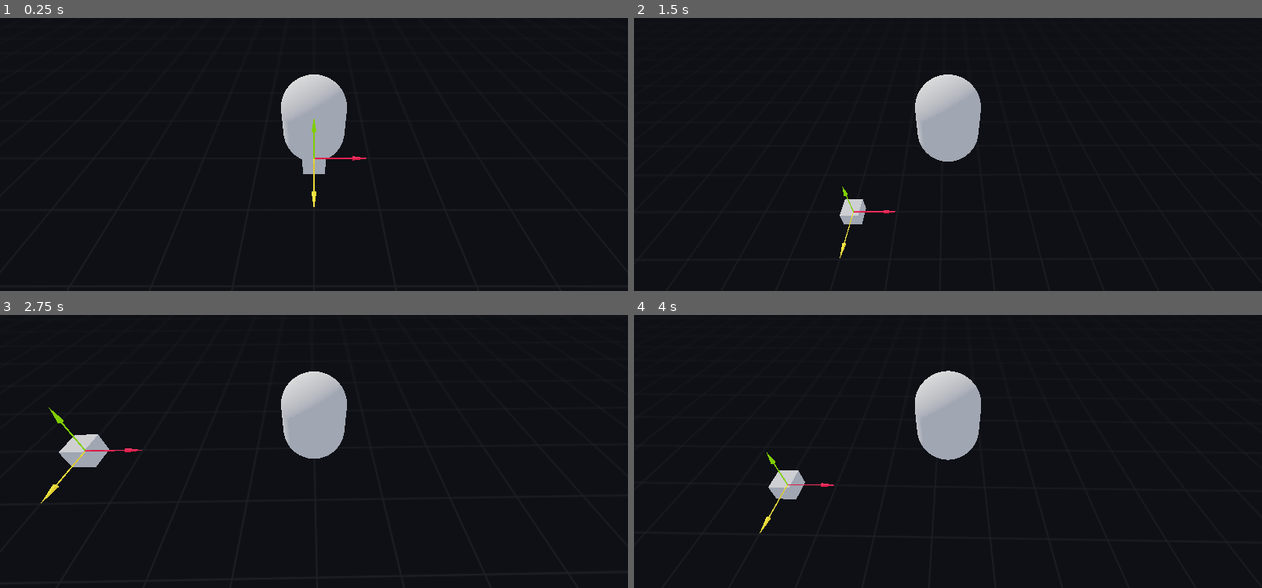
Above: before the commit, frames 1-4 (two rows, left to right).
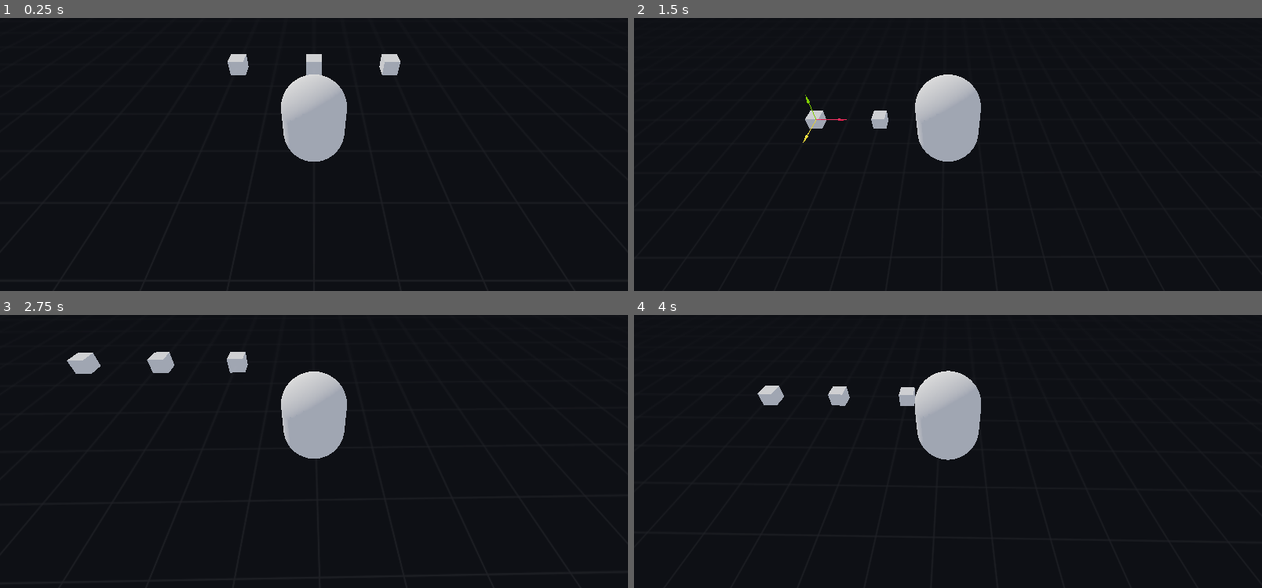
Above: after the commit, the same moments.

Repository: nickyvanurk/game-prototypes
Game: Godot game, scene res://world/world.tscn
Two runs of this game, one before a commit and one after it. Both use one fixed random seed, a clock stepped at 60 frames per second and the inputs below.
Inputs (mouse positions are in pixels of both pictures, inside the frame that each line leads up to):
- Up to frame 1 (0.25 s): no input
- Up to frame 2 (1.5 s): tap Enter at 0.5 s; move the mouse to (1086, 88) at 0.52 s; press the mouse at (1086, 88) at 0.53 s; hold D (move_right) 0.53-1.25 s; tap Space (jump) at 0.77 s; release the mouse at (1086, 88) at 1.25 s; drag from (822, 124) to (916, 181) at 1.27 s
- Up to frame 3 (2.75 s): move the mouse to (376, 323) at 2.02 s; press the mouse at (376, 323) at 2.03 s; hold D (move_right) from 2.03 s (still down)
- Up to frame 4 (4 s): release D (move_right) at 2.75 s; release the mouse at (1010, 323) at 2.75 s; drag from (916, 478) to (759, 350) at 2.77 s; move the mouse to (1136, 459) at 3.52 s; hold A (move_left) from 3.53 s (still down); hold Right mouse button (rotate_camera) from 3.53 s (still down); tap Space (jump) at 3.77 s; click (1136, 459) at 3.8 s

The runs differ from the first frame. In frame 1, 1.0% of the frame differs, in the area x 36-64%, y 13-70%; in frame 2, 0.8%; in frame 3, 1.6%, in the area x 6-40%, y 13-69%; in frame 4, 1.2%.

Commit message:
Add object selection/deselection

Diff:
--- a/gizmo/gizmo/gizmo.gd
+++ b/gizmo/gizmo/gizmo.gd
@@ -1,6 +1,4 @@
 extends Spatial
-
-export(NodePath) var parent_path
 
 var parent = null
 var is_dragging = false
@@ -8,16 +6,20 @@
 var offset = Vector3()
 var origin = Vector3()
 
-func _ready():
-	parent = get_node(parent_path)
-	if parent: global_transform.origin = parent.global_transform.origin
+func set_parent(obj):
+	parent = obj
+	if parent != null:
+		global_transform.origin = parent.global_transform.origin
 
 func _physics_process(delta):
-	var new_parent = get_node(parent_path)
-	visible = new_parent != null
-	if parent != new_parent:
-		global_transform.origin = parent.global_transform.origin
-	parent = new_parent
+	visible = parent != null
+#	if parent != null:
+#		global_transform.origin = parent.global_transform.origin
+#	var new_parent = get_node(parent_path)
+#	visible = new_parent != null
+#	if parent != new_parent:
+#		global_transform.origin = parent.global_transform.origin
+#	parent = new_parent
 
 func _on_x_input_event(camera, event, position, normal, shape_idx):
 	if event.is_action_pressed("select_object"):
@@ -55,6 +57,8 @@
 		origin = Vector3()
 		offset = Vector3()
 
+	print(parent)
+	if parent == null: return
 	var shape = parent.get_node("CollisionShape")
 	if shape: shape.disabled = is_dragging
 
--- a/gizmo/project.godot
+++ b/gizmo/project.godot
@@ -60,6 +60,7 @@
 
 3d_physics/layer_1="Environment"
 3d_physics/layer_2="Player"
+3d_physics/layer_3="Moveables"
 
 [physics]
 
--- a/gizmo/world/cube.gd
+++ /dev/null
@@ -1,28 +0,0 @@
-extends KinematicBody
-
-onready var material = $MeshInstance.get_surface_material(0)
-
-var original_color = null
-var is_dragging = false
-
-func _ready():
-	original_color = material.albedo_color
-
-func _on_input_event(camera, event, position, normal, shape_idx):
-	if event.is_action_pressed("select_object"):
-		material.albedo_color = Color("#F7574F")
-		is_dragging = true
-
-	if event.is_action_released("select_object"):
-		material.albedo_color = original_color
-		is_dragging = false
-
-	$CollisionShape.disabled = is_dragging
-
-	if is_dragging:
-		var ray_from = camera.global_transform.origin
-		var ray_dir = camera.project_ray_normal(event.position)
-		var ray_to = ray_from + ray_dir * ray_from.distance_to(global_transform.origin)
-
-		global_transform.origin.x = ray_to.x
-		global_transform.origin.z = ray_to.z
--- /dev/null
+++ b/gizmo/world/world.gd
@@ -0,0 +1,28 @@
+extends Spatial
+
+export(int) var ray_length = 1000
+
+onready var camera = $Player/Camera
+onready var my_gizmo = $Gizmo
+
+var from = null
+var to = null
+var should_update = false
+
+func _input(event):
+	if event.is_action_pressed("select_object"):
+		from = camera.project_ray_origin(event.position)
+		to = from + camera.project_ray_normal(event.position) * ray_length
+		should_update = true
+
+func _physics_process(delta):
+	if should_update:
+		should_update = false
+
+		var movables_result = get_world().direct_space_state.intersect_ray(from, to, [], pow(2, 3-1))
+		var gizmo_result = get_world().direct_space_state.intersect_ray(from, to, [], pow(2, 16-1))
+
+		if movables_result:
+			my_gizmo.set_parent(movables_result.collider)
+		elif !gizmo_result:
+			my_gizmo.set_parent(null)
--- a/gizmo/world/world.tscn
+++ b/gizmo/world/world.tscn
@@ -3,8 +3,8 @@
 [ext_resource path="res://world/environment.tres" type="Environment" id=1]
 [ext_resource path="res://assets/blocks/texture_01.png" type="Texture" id=2]
 [ext_resource path="res://player/player.tscn" type="PackedScene" id=3]
-[ext_resource path="res://world/cube.gd" type="Script" id=4]
 [ext_resource path="res://gizmo/gizmo.tscn" type="PackedScene" id=5]
+[ext_resource path="res://world/world.gd" type="Script" id=6]
 
 [sub_resource type="SpatialMaterial" id=1]
 flags_transparent = true
@@ -23,6 +23,7 @@
 [sub_resource type="BoxShape" id=4]
 
 [node name="World" type="Spatial"]
+script = ExtResource( 6 )
 
 [node name="WorldEnvironment" type="WorldEnvironment" parent="."]
 environment = ExtResource( 1 )
@@ -47,8 +48,10 @@
 [node name="Player" parent="." instance=ExtResource( 3 )]
 
 [node name="Cube" type="KinematicBody" parent="."]
+transform = Transform( 1, 0, 0, 0, 1, 0, 0, 0, 1, 0, 0, -3 )
+collision_layer = 4
+collision_mask = 4
 input_capture_on_drag = true
-script = ExtResource( 4 )
 
 [node name="MeshInstance" type="MeshInstance" parent="Cube"]
 transform = Transform( 0.2, 0, 0, 0, 0.2, 0, 0, 0, 0.2, 0, 0, 0 )
@@ -60,9 +63,36 @@
 transform = Transform( 0.2, 0, 0, 0, 0.2, 0, 0, 0, 0.2, 0, 0, 0 )
 shape = SubResource( 4 )
 
+[node name="Cube2" type="KinematicBody" parent="."]
+transform = Transform( 1, 0, 0, 0, 1, 0, 0, 0, 1, 2, 0, -3 )
+collision_layer = 4
+collision_mask = 4
+input_capture_on_drag = true
+
+[node name="MeshInstance" type="MeshInstance" parent="Cube2"]
+transform = Transform( 0.2, 0, 0, 0, 0.2, 0, 0, 0, 0.2, 0, 0, 0 )
+mesh = SubResource( 2 )
+material/0 = SubResource( 3 )
+
+[node name="CollisionShape" type="CollisionShape" parent="Cube2"]
+transform = Transform( 0.2, 0, 0, 0, 0.2, 0, 0, 0, 0.2, 0, 0, 0 )
+shape = SubResource( 4 )
+
+[node name="Cube3" type="KinematicBody" parent="."]
+transform = Transform( 1, 0, 0, 0, 1, 0, 0, 0, 1, -2, 0, -3 )
+collision_layer = 4
+collision_mask = 4
+input_capture_on_drag = true
+
+[node name="MeshInstance" type="MeshInstance" parent="Cube3"]
+transform = Transform( 0.2, 0, 0, 0, 0.2, 0, 0, 0, 0.2, 0, 0, 0 )
+mesh = SubResource( 2 )
+material/0 = SubResource( 3 )
+
+[node name="CollisionShape" type="CollisionShape" parent="Cube3"]
+transform = Transform( 0.2, 0, 0, 0, 0.2, 0, 0, 0, 0.2, 0, 0, 0 )
+shape = SubResource( 4 )
+
 [node name="Gizmo" parent="." instance=ExtResource( 5 )]
-parent_path = NodePath("../Cube")
-
-[connection signal="input_event" from="Cube" to="Cube" method="_on_input_event"]
 
 [editable path="Player"]
